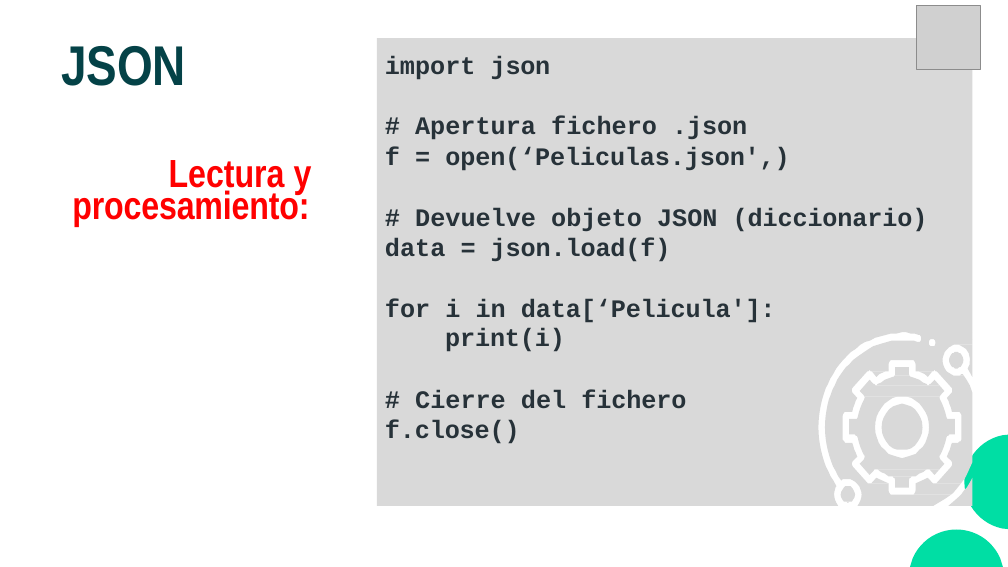
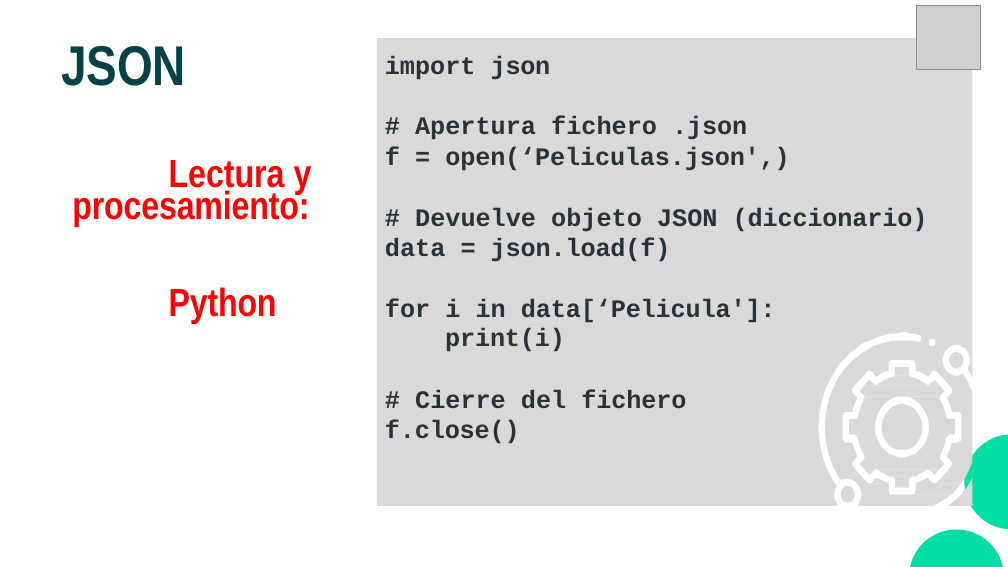
Before and after one commit to CodeWithJuancho/CE_IABD_BIU_SPS, a slide deck: slide 67 of BIU/UT1 - Fundamentos y Preparacion de datos/UT1_1 - Fundamentos y preparacion de datos.pptx. Drawn at 1008x567 pixels with LibreOffice and Linux fonts; fonts in the diff are those of the drawing; grey boxes stand for pictures. Boxes give left, top, right and bottom in pixels: in the first picture for what was removed or moved away, otherwise in the second. Text is boxed around its words. In the diff, an @@ line names an element or a change of style, - is before the commit and + after.

```diff
--- a/BIU/UT1 - Fundamentos y Preparacion de datos/UT1_1 - Fundamentos y preparacion de datos.pptx
+++ b/BIU/UT1 - Fundamentos y Preparacion de datos/UT1_1 - Fundamentos y preparacion de datos.pptx
@@ text at bbox=[169, 287, 277, 323]: paragraph added @@
+Python
```
Also in this commit, not shown: 12 other slides changed, 10 slides added, 12 other files.
